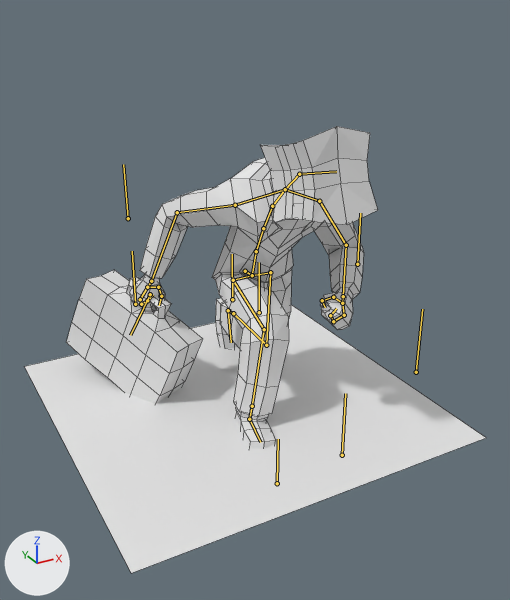
The Blender file Models/MrLaw.blend: old version first, new version second.
Camera for both pictures: a 50 mm camera at (-5.7, -10.07, 7.35) aimed at (-0.39, -0.41, 2.53). Every picture has the same lights, and +X, +Y and +Z are marked at lower left. The bones that bend it are drawn over the model as lines. Mesh edges are drawn as thin lines.

Names of what the first picture shows: 'Plane', 'bag', 'lawyer'.
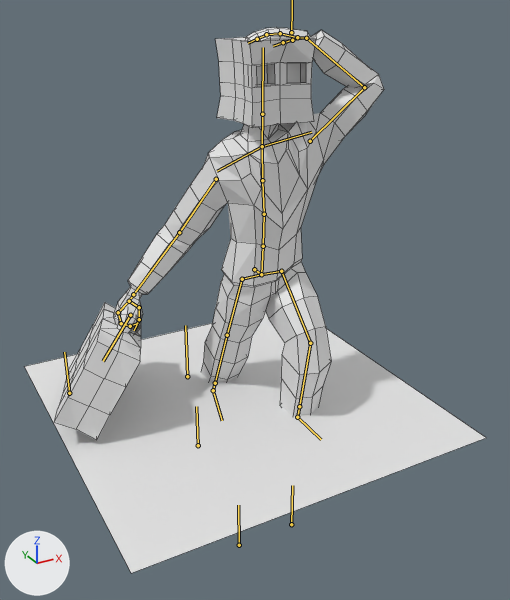
The newer file adds an action. The first version stands in its rest pose; the second is drawn at frame 0 of the action 'VulFall'.

The change in detail:
Bone 'Bone' (bone_bone) moves from (0.34, 3.17, -0.03) to (-0.77, -0.98, -1.49).
Bone 'Bone.001' (bone_bone_001) moves from (-0.01, 2.24, 1.93) to (1.62, 7.39, 1.86).
Bone 'Bone.002' (bone_bone_002) moves from (3.77, 1.86, -1.01) to (4.29, 0.73, 0.0).
Bone 'Bone.003' (bone_bone_003) moves from (-5.13, 1.96, 3.45) to (-5.16, 6.37, -0.1).
Bone 'Bone.004' (bone_bone_004) moves from (0.48, 6.36, 0.66) to (0.0, 4.57, 0.0).
Bone 'Bone.005' (bone_bone_005) moves from (-0.23, 8.95, -2.13) to (0.0, 4.57, 0.0).
Bone 'Bone.006' (bone_bone_006) moves from (-0.02, 4.64, 1.67) to (0.11, 1.43, -3.69).
Bone 'Bone.007' (bone_bone_007) moves from (-0.46, 5.12, -2.17) to (-0.36, 1.43, 3.3).
Bone 'spine 1.001' (bone_spine_1_001) moves from (4.31, -0.6, 0.13) to (4.57, 0.0, 0.0).
Bone 'spine 1' (bone_spine_1) turns from (0, 0, 31) to (0, 0, 0) degrees about its own x, y and z.
Bone 'r arm' (bone_r_arm) turns from (-23, -14, -3) to (5, 4, -17) degrees about its own x, y and z.
Bone 'l arm' (bone_l_arm) turns from (-2, 3, -1) to (115, -26, -42) degrees about its own x, y and z.
Bone 'l forearm.001' (bone_l_forearm_001) turns from (0, 0, 0) to (-36, -104, 0) degrees about its own x, y and z.
Bone 'l fingers 1' (bone_l_fingers_1) turns from (62, 0, 0) to (-6, 0, 0) degrees about its own x, y and z.
Bone 'l thumb 1' (bone_l_thumb_1) turns from (-69, 0, 0) to (0, 0, 0) degrees about its own x, y and z.
Bone 'l thumb 2' (bone_l_thumb_2) turns from (-74, 0, 0) to (0, 0, 0) degrees about its own x, y and z.
Bone 'head' (bone_head) turns from (0, 0, 26) to (0, 0, 0) degrees about its own x, y and z.
Bone 'r ankle' (bone_r_ankle) moves from (0.0, 0.01, 0.0) to (0.0, 0.0, 0.0).
Bone 'r foot' (bone_r_foot) moves from (-0.05, 0.0, 0.0) to (0.0, 0.0, 0.0).
Bone 'r foot' (bone_r_foot) turns from (0, 0, 2) to (0, 0, 1) degrees about its own x, y and z.
Bone 'l ankle' (bone_l_ankle) moves from (0.0, -0.01, 0.0) to (0.0, 0.0, 0.0).
Bone 'l ankle' (bone_l_ankle) turns from (5, -1, 14) to (5, 1, 0) degrees about its own x, y and z.
Bone 'l foot' (bone_l_foot) moves from (-0.05, 0.01, 0.0) to (0.0, 0.0, 0.0).
Bone 'l foot' (bone_l_foot) turns from (1, -1, -9) to (1, -1, -8) degrees about its own x, y and z.

What differs and where, as boxes [x1, y1, x2, y2] in the pictures (510 x 600 px):
'lawyer', posed (8% wider, 20% taller): before [129, 126, 378, 449]; after [114, 27, 384, 416]
'bag', posed (36% narrower): before [66, 270, 203, 404]; after [54, 302, 141, 440]
bone 'Bone', root to tip: before (128, 218) to (123, 164); after (69, 393) to (64, 352)
bone 'Bone.002', root to tip: before (135, 304) to (132, 251); after (187, 376) to (185, 325)
bone 'Bone.004', root to tip: before (277, 483) to (278, 439); after (239, 545) to (238, 505)
bone 'Bone.005', root to tip: before (232, 299) to (232, 254); after (291, 524) to (292, 485)
bone 'Bone.006', root to tip: before (342, 455) to (345, 393); after (198, 445) to (196, 406)
bone 'spine 1.001', root to tip: before (245, 271) to (252, 275); after (254, 269) to (261, 274)
bone 'spine 1', root to tip: before (252, 275) to (256, 251); after (261, 274) to (263, 246)
bone 'r arm', root to tip: before (235, 205) to (177, 212); after (216, 179) to (179, 232)
bone 'l arm', root to tip: before (319, 201) to (346, 245); after (310, 141) to (364, 87)
bone 'l forearm.001', root to tip: before (343, 296) to (342, 303); after (306, 38) to (297, 37)
bone 'l fingers 1', root to tip: before (344, 315) to (333, 321); after (280, 33) to (266, 34)
bone 'l thumb 1', root to tip: before (333, 297) to (322, 300); after (292, 40) to (283, 42)
bone 'l thumb 2', root to tip: before (322, 300) to (325, 307); after (283, 42) to (273, 46)
bone 'head', root to tip: before (299, 174) to (336, 171); after (262, 114) to (263, 47)
bone 'r ankle', root to tip: before (252, 406) to (249, 419); after (215, 383) to (213, 390)
bone 'r foot', root to tip: before (249, 419) to (260, 442); after (213, 390) to (222, 420)
bone 'l ankle', root to tip: before (233, 313) to (228, 310); after (299, 406) to (297, 417)
bone 'l foot', root to tip: before (228, 310) to (231, 342); after (297, 417) to (321, 439)
